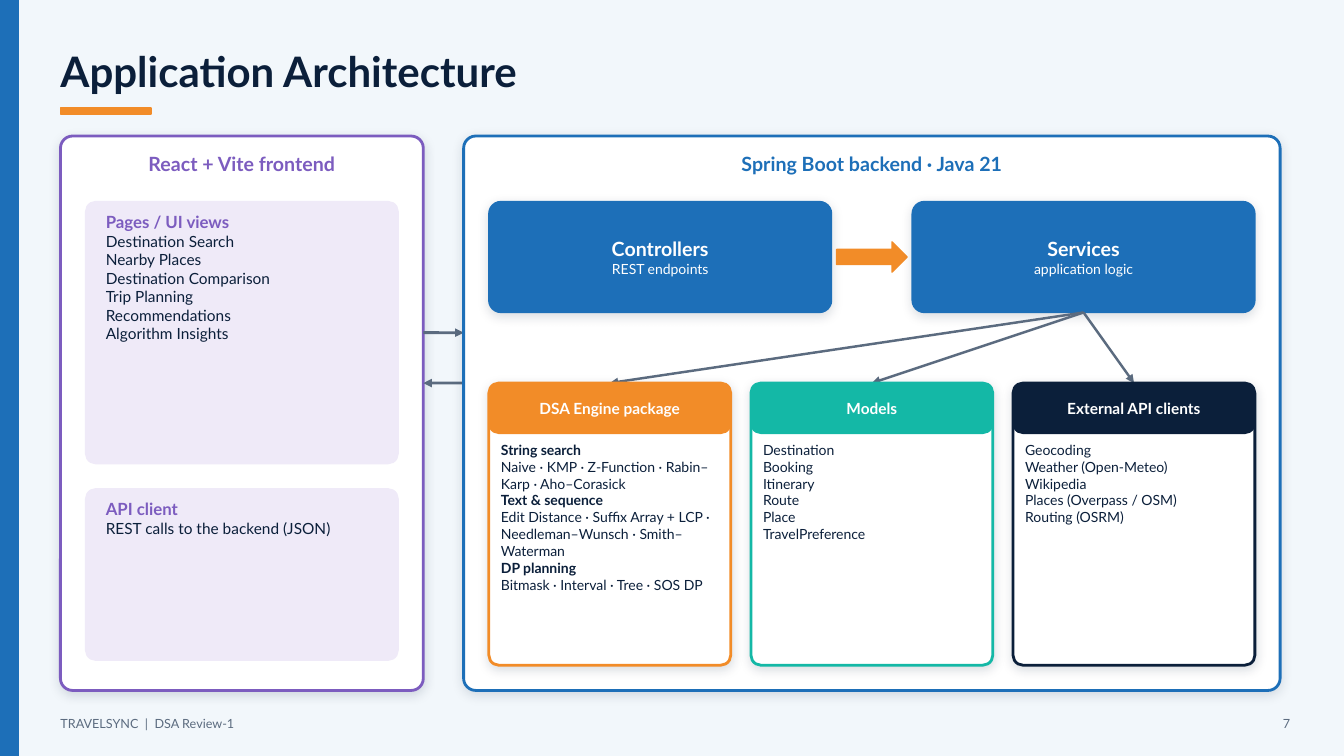
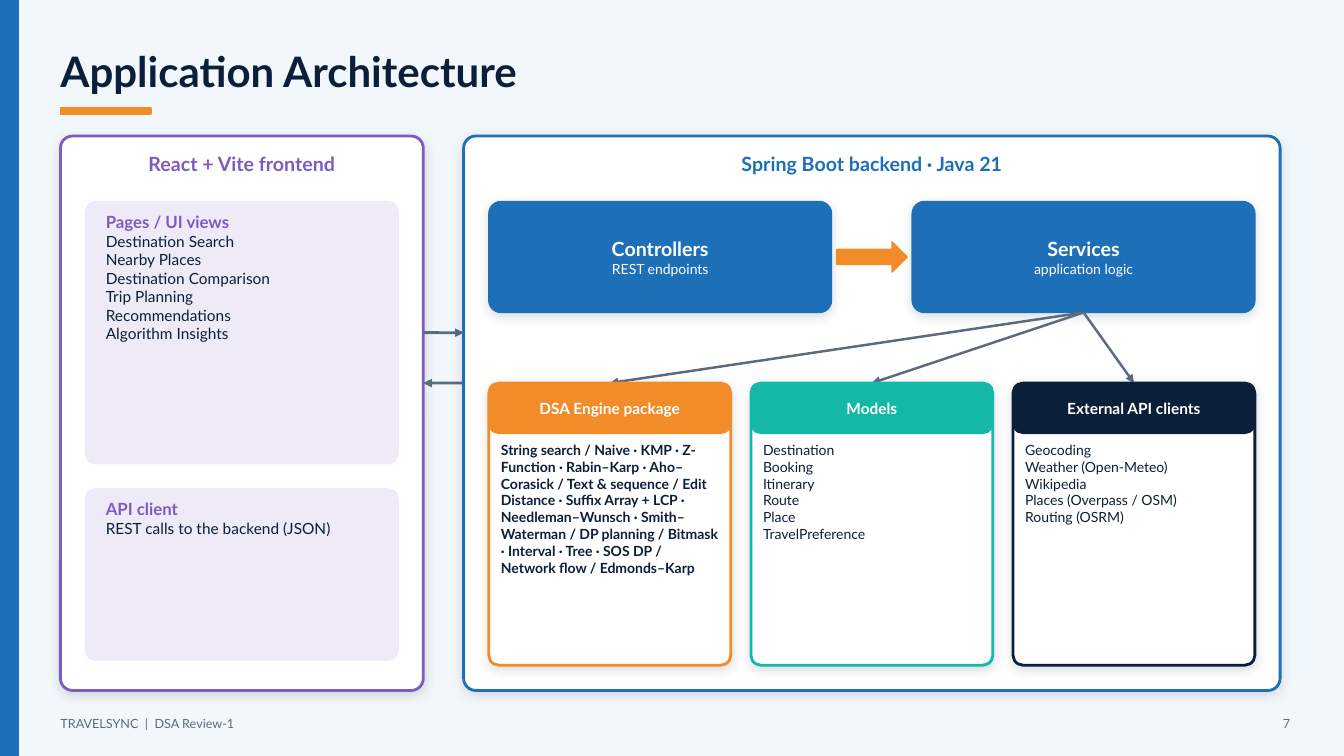
Before and after one commit to Yagati-Keerthika/TravelSync, a slide deck: slide 7 of docs/TravelSync_DSA_Review1.pptx. Drawn at 1344x756 pixels with LibreOffice and Linux fonts; fonts in the diff are those of the drawing. Boxes give left, top, right and bottom in pixels: in the first picture for what was removed or moved away, otherwise in the second. Text is boxed around its words. In the diff, an @@ line names an element or a change of style, - is before the commit and + after.

Commit message:
Add Edmonds-Karp activity allocation

```diff
--- a/docs/TravelSync_DSA_Review1.pptx
+++ b/docs/TravelSync_DSA_Review1.pptx
@@ text at (x1=501, y1=444, x2=718, y2=576): text changed; bold on @@
-String search
-Naive · KMP · Z-Function · Rabin–Karp · Aho–Corasick
-Text & sequence
-Edit Distance · Suffix Array + LCP · Needleman–Wunsch · Smith–Waterman
-DP planning
-Bitmask · Interval · Tree · SOS DP
+String search / Naive · KMP · Z-Function · Rabin–Karp · Aho–Corasick / Text & sequence / Edit Distance · Suffix Array + LCP · Needleman–Wunsch · Smith–Waterman / DP planning / Bitmask · Interval · Tree · SOS DP / Network flow / Edmonds–Karp
```
Also in this commit, not shown: 7 other slides changed, 1 slide added, 14 other files.
